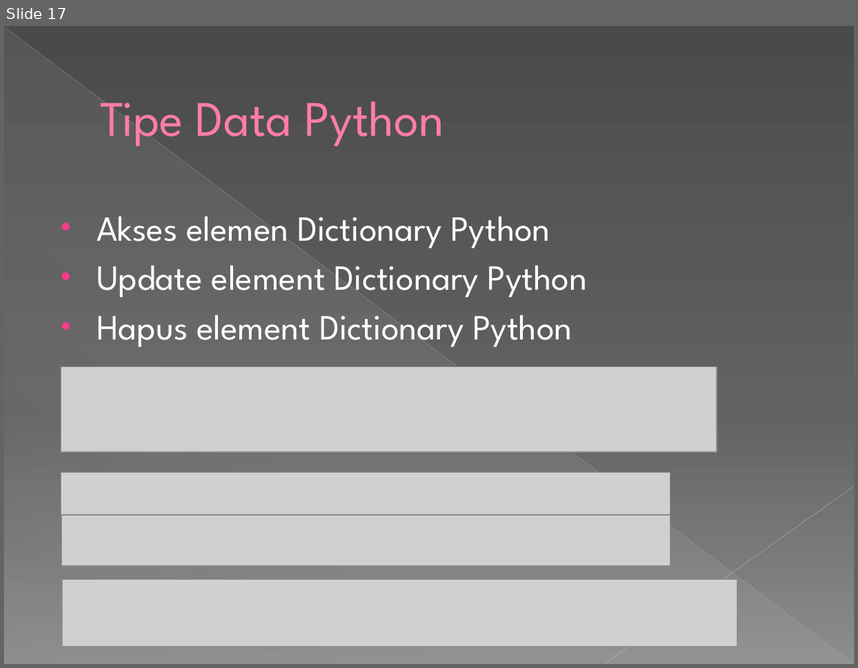
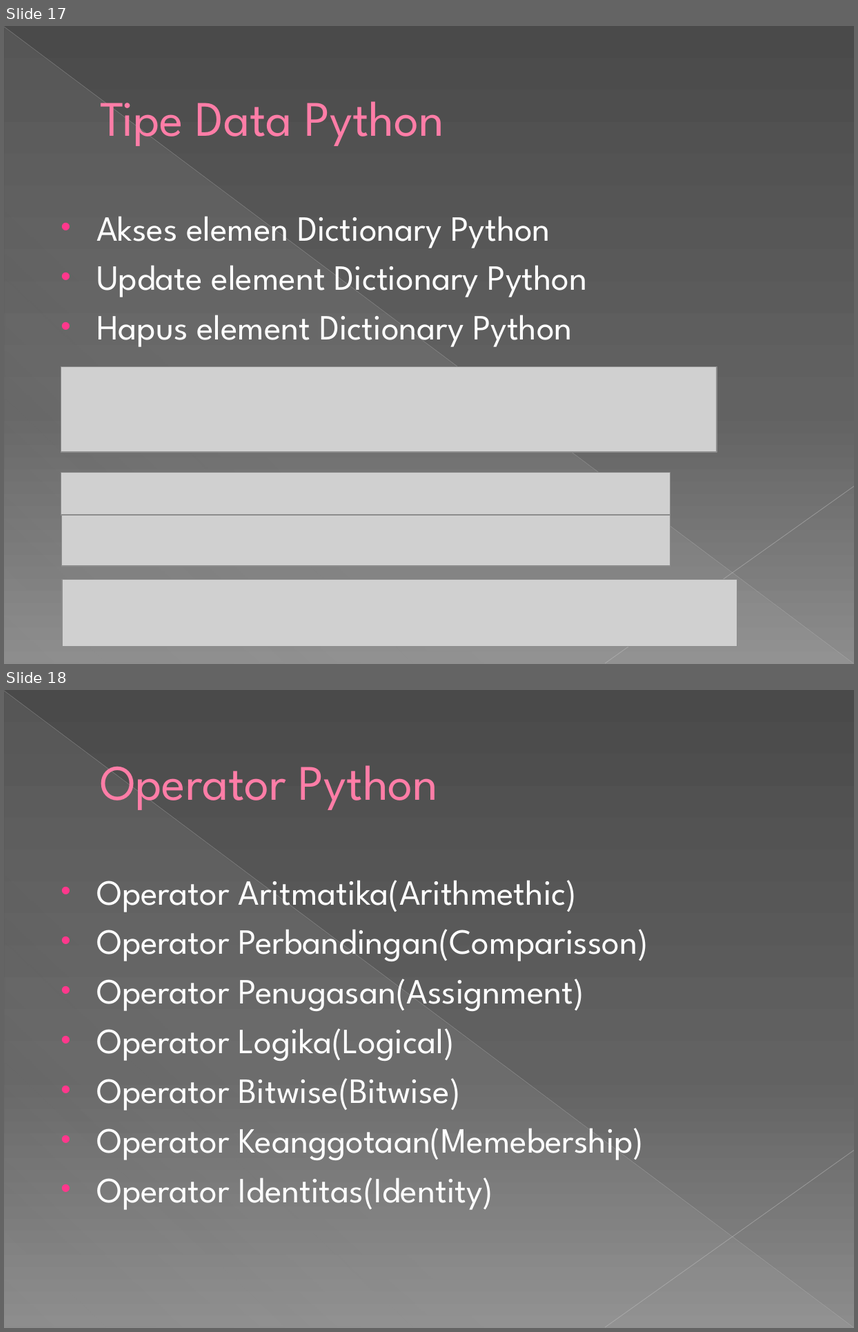
Before and after one commit to IrfanFadhilah48/Deep-Learning, a slide deck: DEEP LEARNING 1.pptx. Shown one above the other, each under a label of ours: slide 17 before the commit, slides 17 and 18 after it. The pictures are 858x668 and 858x1332 pixels, drawn with LibreOffice and Linux fonts; fonts in the diff are those of the drawing; grey boxes stand for pictures. Boxes give left, top, right and bottom in pixels: in the first picture for what was removed or moved away, otherwise in the second. Text is boxed around its words. In the diff, an @@ line names an element or a change of style, - is before the commit and + after.

```diff
--- a/DEEP LEARNING 1.pptx
+++ b/DEEP LEARNING 1.pptx
@@ slide 18 added at box(4, 690, 854, 1328), background gradient #4A4A4A to #626262 to #8C8C8C; not listed: 3 template elements that a slide beside it also shows @@
@@ title added at box(100, 765, 438, 810), 42 pt, text #FF7DA7 @@
+Operator Python
@@ text added at box(96, 880, 648, 1210), 30 pt, text #FFFFFF @@
+• Operator Aritmatika(Arithmethic)
+• Operator Perbandingan(Comparisson)
+• Operator Penugasan(Assignment)
+• Operator Logika(Logical)
+• Operator Bitwise(Bitwise)
+• Operator Keanggotaan(Memebership)
+• Operator Identitas(Identity)
```
Also in this commit, not shown: 1 slide changed, 8 other slides added.
